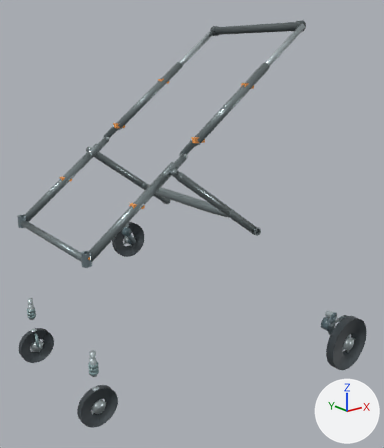
Before and after pictures for a commit that changed the glTF model models/no_cabin/w650_state4_wheel_S.glb.
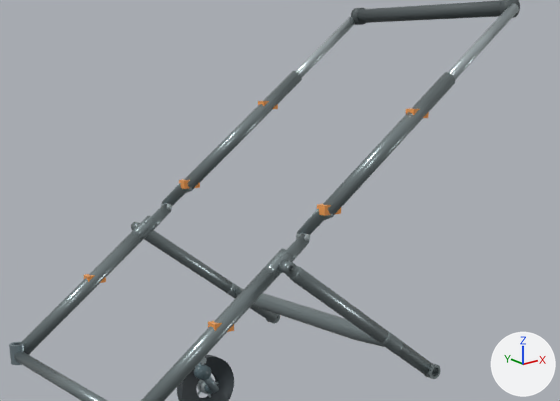
Old and new are each drawn whole from a 50 mm lens placed at (-0.666, -1.751, 0.962), pointed at (0.647, -0.109, 0.305) and again close up on the part from 3% to 86% of the width and 5% to 55% of the height. The axes (+X, +Y, +Z) are drawn at lower right. The lights are the same throughout. The first two pictures are the older version.

The first close-up shows 'RR_tire.014', 'V46_rear_leg_-1.012', 'V46_rear_leg_1.012', 'V46_rearbar.012', 'front_fixed_round_tube.013', 'handle_slider_-1.014', 'handle_slider_1.014', 'main_lower_-1.013', 'main_lower_1.013', 'main_upper_-1.013', 'main_upper_1.013', 'round_handle.014' and 25 more.
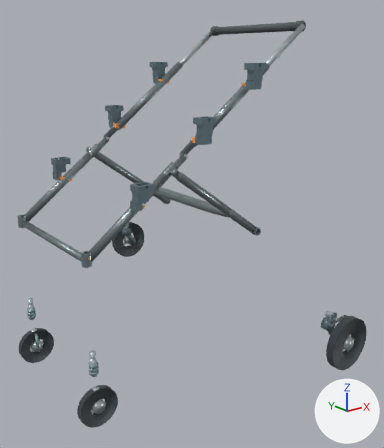
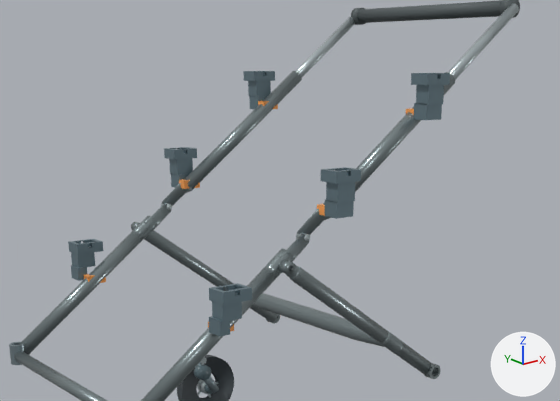
What differs and where, as boxes (x1, y1, x2, y2) in the close-ups (560 x 401 px):
'Universal_Cabin_Receiver_M_-1', added
    after: (321, 167, 361, 219)
'Universal_Cabin_Receiver_L_-1', added
    after: (209, 283, 252, 336)
'Universal_Cabin_Receiver_H_-1', added
    after: (411, 73, 450, 120)
'Universal_Cabin_Receiver_L_1', added
    after: (68, 239, 103, 281)
'Universal_Cabin_Receiver_M_1', added
    after: (164, 147, 197, 187)
'Universal_Cabin_Receiver_H_1', added
    after: (243, 71, 275, 109)

The change, as a list of edits to the scene's bpy script:
```text
Add mat_universal_cabin_receiver:
    mat_universal_cabin_receiver = principled_material('Universal Cabin Receiver')
    mat_universal_cabin_receiver.base_color = (0.18, 0.26, 0.3)  # greyish blue #768b95
    mat_universal_cabin_receiver.metallic = 0.58
    mat_universal_cabin_receiver.roughness = 0.42
Add me_universal_cabin_receiver_m__1:
    me_universal_cabin_receiver_m__1.from_pydata(...)  # 76 vertices, 156 faces; spans x 0.5147..0.5787, y -0.33..-0.282, z 0.669..0.762
    me_universal_cabin_receiver_m__1.materials.append(mat_universal_cabin_receiver)  # greyish blue #768b95
Add me_universal_cabin_receiver_l__1:
    me_universal_cabin_receiver_l__1.from_pydata(...)  # 76 vertices, 156 faces; spans x 0.245..0.312, y -0.33..-0.282, z 0.477..0.562
    me_universal_cabin_receiver_l__1.materials.append(mat_universal_cabin_receiver)  # greyish blue #768b95
Add me_universal_cabin_receiver_h__1:
    me_universal_cabin_receiver_h__1.from_pydata(...)  # 76 vertices, 156 faces; spans x 0.7547..0.8187, y -0.33..-0.282, z 0.849..0.942
    me_universal_cabin_receiver_h__1.materials.append(mat_universal_cabin_receiver)  # greyish blue #768b95
Add me_universal_cabin_receiver_m_1:
    me_universal_cabin_receiver_m_1.from_pydata(...)  # 76 vertices, 156 faces; spans x 0.5147..0.5787, y 0.282..0.33, z 0.669..0.762
    me_universal_cabin_receiver_m_1.materials.append(mat_universal_cabin_receiver)  # greyish blue #768b95
Add me_universal_cabin_receiver_l_1:
    me_universal_cabin_receiver_l_1.from_pydata(...)  # 76 vertices, 156 faces; spans x 0.245..0.312, y 0.282..0.33, z 0.477..0.562
    me_universal_cabin_receiver_l_1.materials.append(mat_universal_cabin_receiver)  # greyish blue #768b95
Add me_universal_cabin_receiver_h_1:
    me_universal_cabin_receiver_h_1.from_pydata(...)  # 76 vertices, 156 faces; spans x 0.7547..0.8187, y 0.282..0.33, z 0.849..0.942
    me_universal_cabin_receiver_h_1.materials.append(mat_universal_cabin_receiver)  # greyish blue #768b95
Add ob_universal_cabin_receiver_m__1:
    ob_universal_cabin_receiver_m__1 = bpy.data.objects.new('Universal_Cabin_Receiver_M_-1', me_universal_cabin_receiver_m__1)
    ob_universal_cabin_receiver_m__1.location = (0.0, 0.0, 0.0)
Add ob_universal_cabin_receiver_l__1:
    ob_universal_cabin_receiver_l__1 = bpy.data.objects.new('Universal_Cabin_Receiver_L_-1', me_universal_cabin_receiver_l__1)
    ob_universal_cabin_receiver_l__1.location = (0.0, 0.0, 0.0)
Add ob_universal_cabin_receiver_h__1:
    ob_universal_cabin_receiver_h__1 = bpy.data.objects.new('Universal_Cabin_Receiver_H_-1', me_universal_cabin_receiver_h__1)
    ob_universal_cabin_receiver_h__1.location = (0.0, 0.0, 0.0)
Add ob_universal_cabin_receiver_m_1:
    ob_universal_cabin_receiver_m_1 = bpy.data.objects.new('Universal_Cabin_Receiver_M_1', me_universal_cabin_receiver_m_1)
    ob_universal_cabin_receiver_m_1.location = (0.0, 0.0, 0.0)
Add ob_universal_cabin_receiver_l_1:
    ob_universal_cabin_receiver_l_1 = bpy.data.objects.new('Universal_Cabin_Receiver_L_1', me_universal_cabin_receiver_l_1)
    ob_universal_cabin_receiver_l_1.location = (0.0, 0.0, 0.0)
Add ob_universal_cabin_receiver_h_1:
    ob_universal_cabin_receiver_h_1 = bpy.data.objects.new('Universal_Cabin_Receiver_H_1', me_universal_cabin_receiver_h_1)
    ob_universal_cabin_receiver_h_1.location = (0.0, 0.0, 0.0)
```
